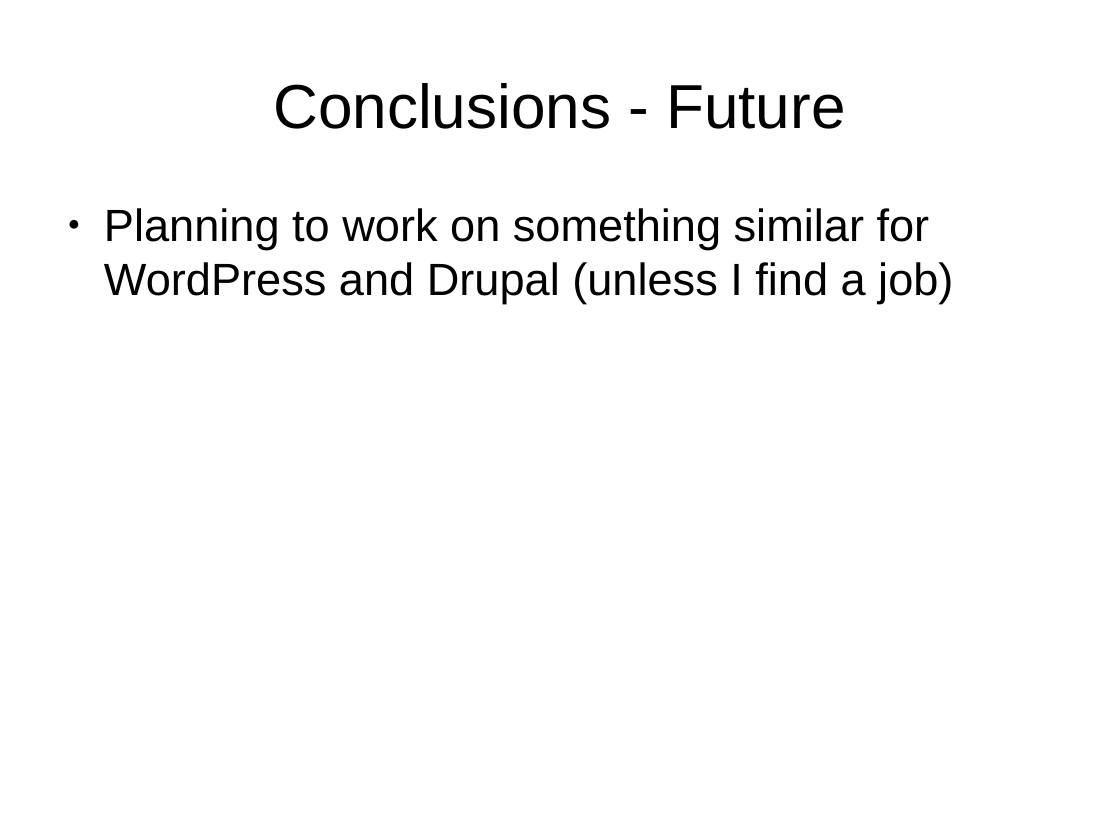
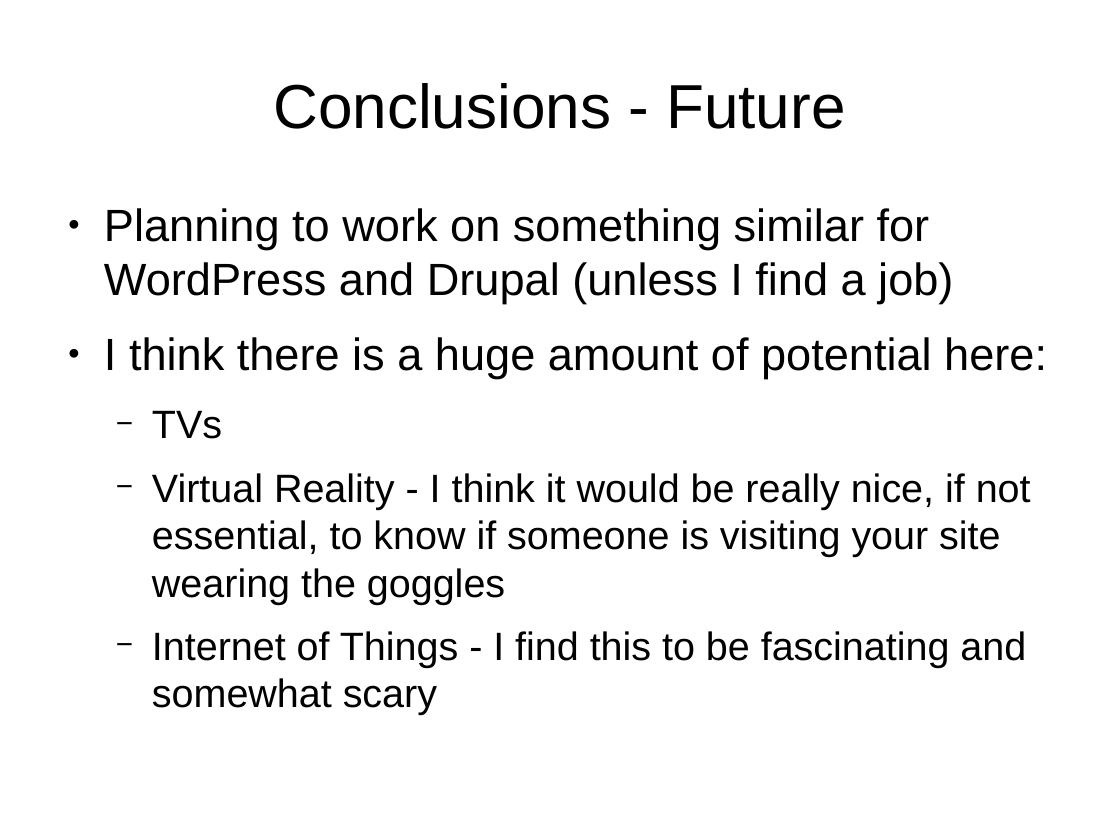
Before and after one commit to tomwhartung/jmws_accoutrements, a slide deck: slide 45 of presentations/2015_09-Joomla/Device_Detection-In_Protostar_and_Beez3.odp. Drawn at 1120x840 pixels with LibreOffice and Linux fonts; fonts in the diff are those of the drawing. Boxes give left, top, right and bottom in pixels: in the first picture for what was removed or moved away, otherwise in the second. Text is boxed around its words. In the diff, an @@ line names an element or a change of style, - is before the commit and + after.

```diff
--- a/presentations/2015_09-Joomla/Device_Detection-In_Protostar_and_Beez3.odp
+++ b/presentations/2015_09-Joomla/Device_Detection-In_Protostar_and_Beez3.odp
@@ text at [104, 337, 1047, 668]: paragraphs added @@
+● I think there is a huge amount of potential here:
+  − TVs
+  − Virtual Reality - I think it would be really nice, if not essential, to know if someone is visiting your site wearing the goggles
+  − Internet of Things - I find this to be fascinating and somewhat scary
```
Also in this commit, not shown: 1 other slide changed, 3 slides added, 3 slides removed, 3 other files.
